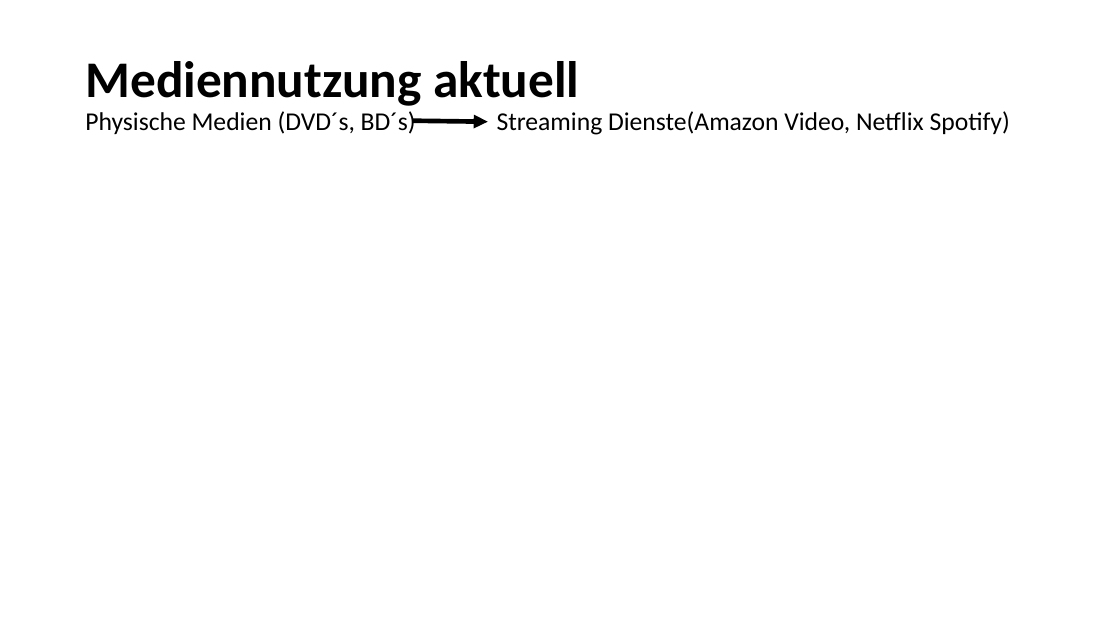
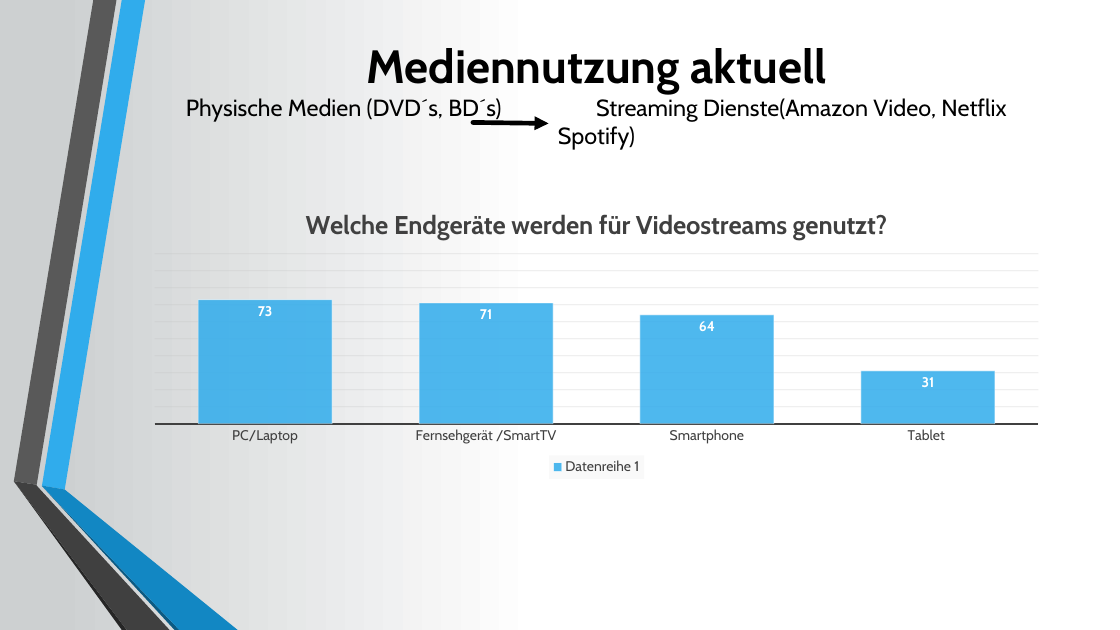
Before and after one commit to Seany1992/MuW, a slide deck: slide 10 of Medienwandel im 21.pptx. Drawn at 1120x630 pixels with LibreOffice and Linux fonts; fonts in the diff are those of the drawing. Boxes give left, top, right and bottom in pixels: in the first picture for what was removed or moved away, otherwise in the second. Text is boxed around its words. In the diff, an @@ line names an element or a change of style, - is before the commit and + after.

```diff
--- a/Medienwandel im 21.pptx
+++ b/Medienwandel im 21.pptx
@@ background #FFFFFF to gradient #CDD0D1 to #FFFFFF @@
@@ title "Mediennutzung aktuell Physische Medien (DVD´s, ...": place and size @@
-title "Mediennutzung aktuell Physische Medien (DVD´s, ..." at <box>85,61,1010,135</box>
+title "Mediennutzung aktuell Physische Medien (DVD´s, ..." at <box>186,48,1006,150</box>
@@ title "Mediennutzung aktuell Physische Medien (DVD´s, ..." at <box>186,48,1006,150</box>: size 44 to 40 pt in "Mediennutzung aktuell"; size 22 to 20 pt in "Physische Medien (DVD´s, BD´s) Streaming Dienste(Amazon Vide ..."; font Calibri to Cabin; alignment left to centre; line spacing 0.9 to 1 @@
@@ arrow moved from (413, 121) - (488, 122) to (473, 123) - (549, 124) @@
@@ column chart added at <box>136,192,1057,479</box> @@
+title "Welche Endgeräte werden für Videostreams genutzt? "
+categories: PC/Laptop, Fernsehgerät /SmartTV, Smartphone, Tablet 
+Datenreihe 1: 73, 71, 64, 31
@@ group added at <box>13,0,238,630</box>: 6 freeform shapes @@
```
Also in this commit, not shown: 10 other slides changed, 2 other files.
